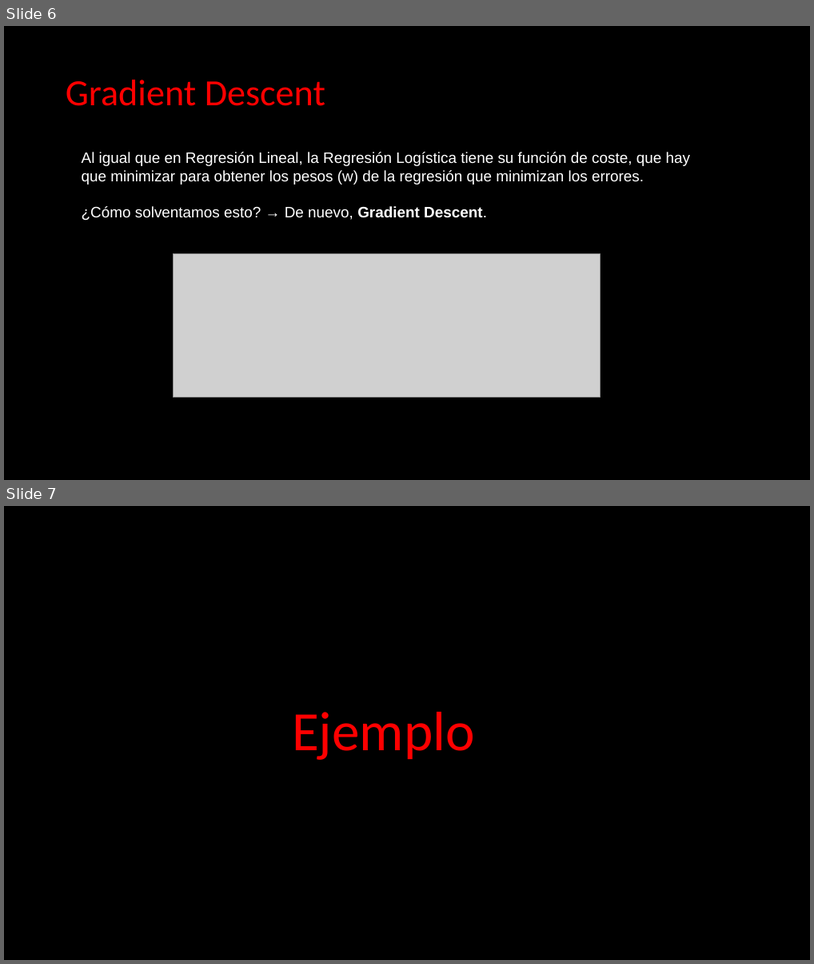
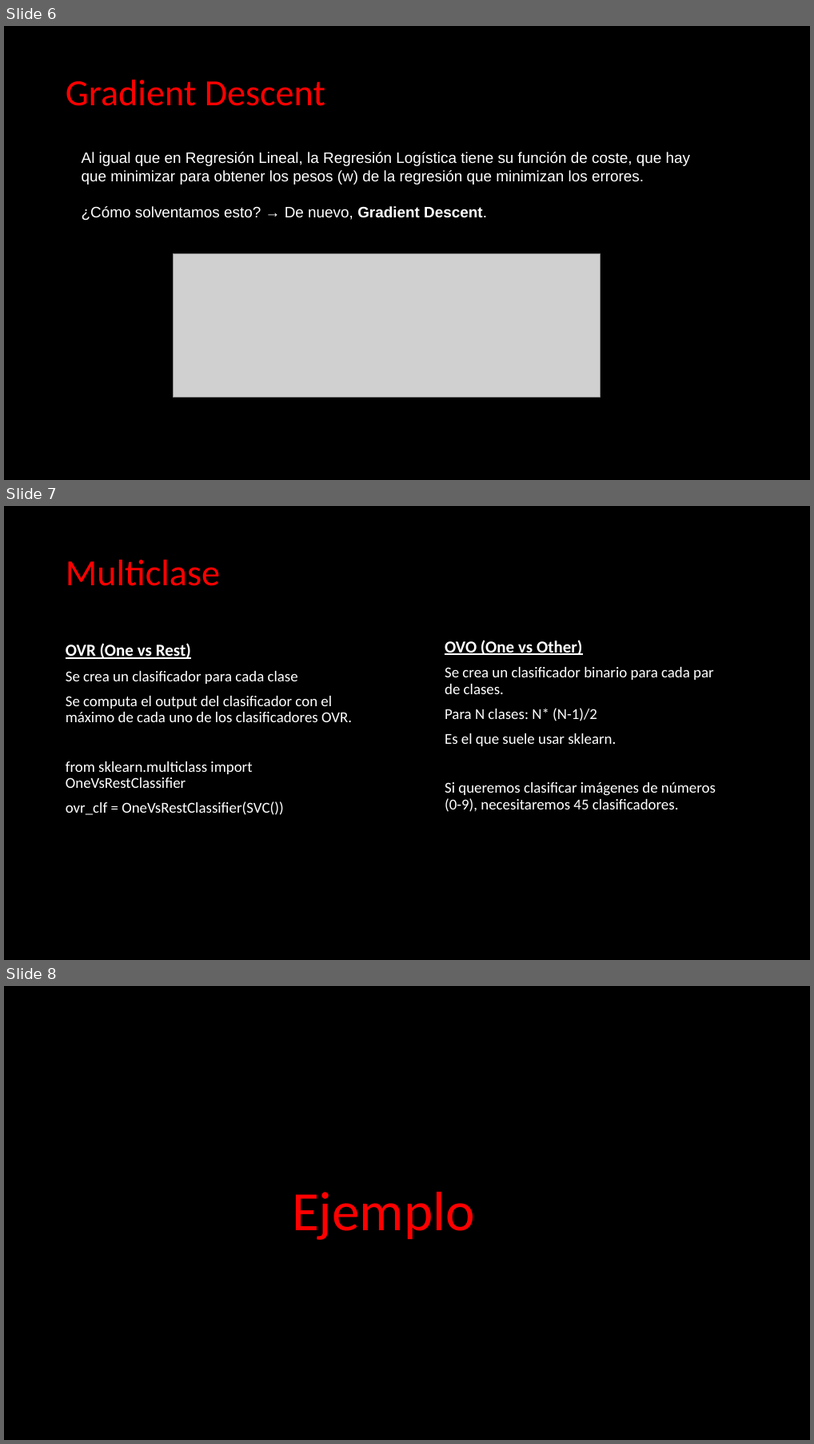
Before and after one commit to CarlosDiazGirol/thebridgedsftsep20, a slide deck: 3-Machine Learning/1-Supervisado/2-Logistic Regression/ML - Logistic Regression.pptx. Shown one above the other, each under a label of ours: slides 6 and 7 before the commit, slides 6, 7 and 8 after it. The pictures are 814x964 and 814x1444 pixels, drawn with LibreOffice and Linux fonts; fonts in the diff are those of the drawing; grey boxes stand for pictures. Boxes give left, top, right and bottom in pixels: in the first picture for what was removed or moved away, otherwise in the second. Text is boxed around its words. In the diff, an @@ line names an element or a change of style, - is before the commit and + after.

```diff
--- a/3-Machine Learning/1-Supervisado/2-Logistic Regression/ML - Logistic Regression.pptx
+++ b/3-Machine Learning/1-Supervisado/2-Logistic Regression/ML - Logistic Regression.pptx
@@ slide 7 added at (x1=4, y1=506, x2=810, y2=960), background #000000 @@
@@ text added at (x1=66, y1=560, x2=220, y2=586), 44 pt, text #FF0000 @@
+Multiclase
@@ text added at (x1=66, y1=643, x2=352, y2=815), 18 pt, text #FFFFFF @@
+OVR (One vs Rest)
+Se crea un clasificador para cada clase
+Se computa el output del clasificador con el máximo de cada uno de los clasificadores OVR.
+from sklearn.multiclass import OneVsRestClassifier
+ovr_clf = OneVsRestClassifier(SVC())
@@ text added at (x1=445, y1=640, x2=716, y2=812), 18 pt, text #FFFFFF @@
+OVO (One vs Other)
+Se crea un clasificador binario para cada par de clases.
+Para N clases: N* (N-1)/2
+Es el que suele usar sklearn.
+Si queremos clasificar imágenes de números (0-9), necesitaremos 45 clasificadores.
@@ what was slide 7 is now slide 8 @@
```
Also in this commit, not shown: 1 slide changed, 8 other files.
